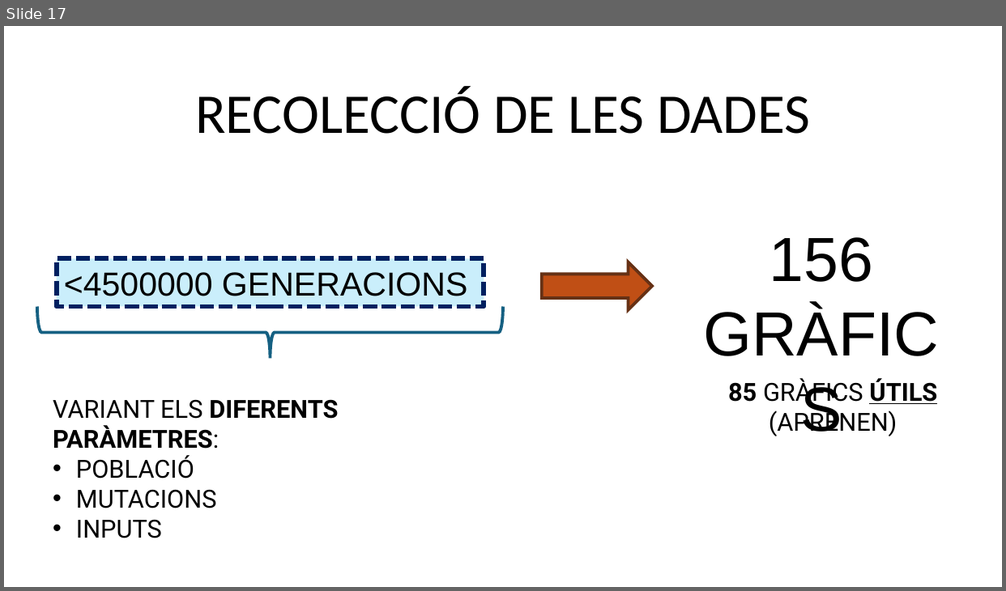
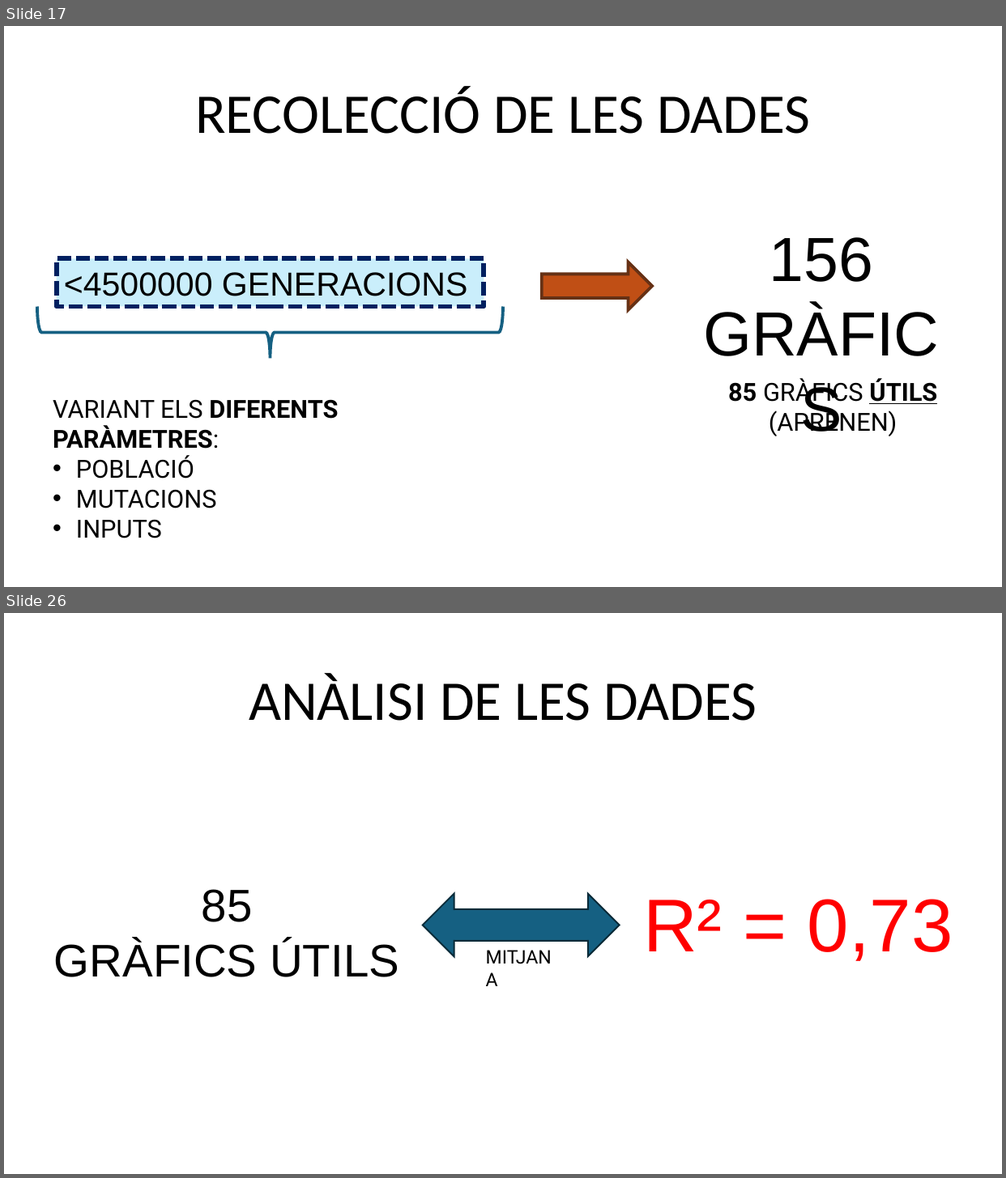
Before and after one commit to FerrerJan/Treball-de-Recerca-IA, a slide deck: TR_ESCRIT/PPT_Teo.pptx. Shown one above the other, each under a label of ours: slide 17 before the commit, slides 17 and 26 after it; the slides between them are not shown. The pictures are 1006x591 and 1006x1178 pixels, drawn with LibreOffice and Linux fonts; fonts in the diff are those of the drawing. Boxes give left, top, right and bottom in pixels: in the first picture for what was removed or moved away, otherwise in the second. Text is boxed around its words. In the diff, an @@ line names an element or a change of style, - is before the commit and + after.

```diff
--- a/TR_ESCRIT/PPT_Teo.pptx
+++ b/TR_ESCRIT/PPT_Teo.pptx
@@ slide 26 added at (4, 613, 1002, 1174), background #FFFFFF @@
@@ title added at (249, 673, 756, 721), 54 pt, text #000000 @@
+ANÀLISI DE LES DADES
@@ text added at (54, 889, 399, 977), 44 pt, text #000000 @@
+85
+GRÀFICS ÚTILS
@@ left right arrow added at (423, 894, 620, 956), fill #156082, outline #092A39 1.5 pt @@
@@ text added at (643, 899, 953, 961), 72 pt, text #FF0000 @@
+R² = 0,73
@@ text added at (479, 942, 564, 972), 18 pt, text #000000 @@
+MITJANA
```
Also in this commit, not shown: 14 other slides added.
